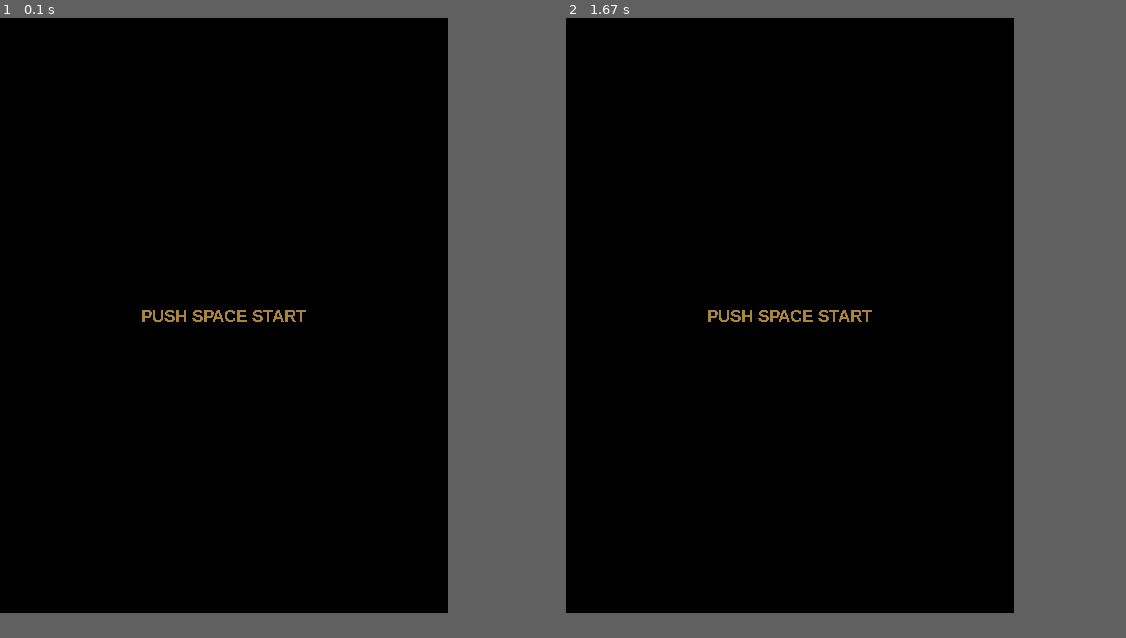
Above: before the commit, frames 1-2 (left to right).
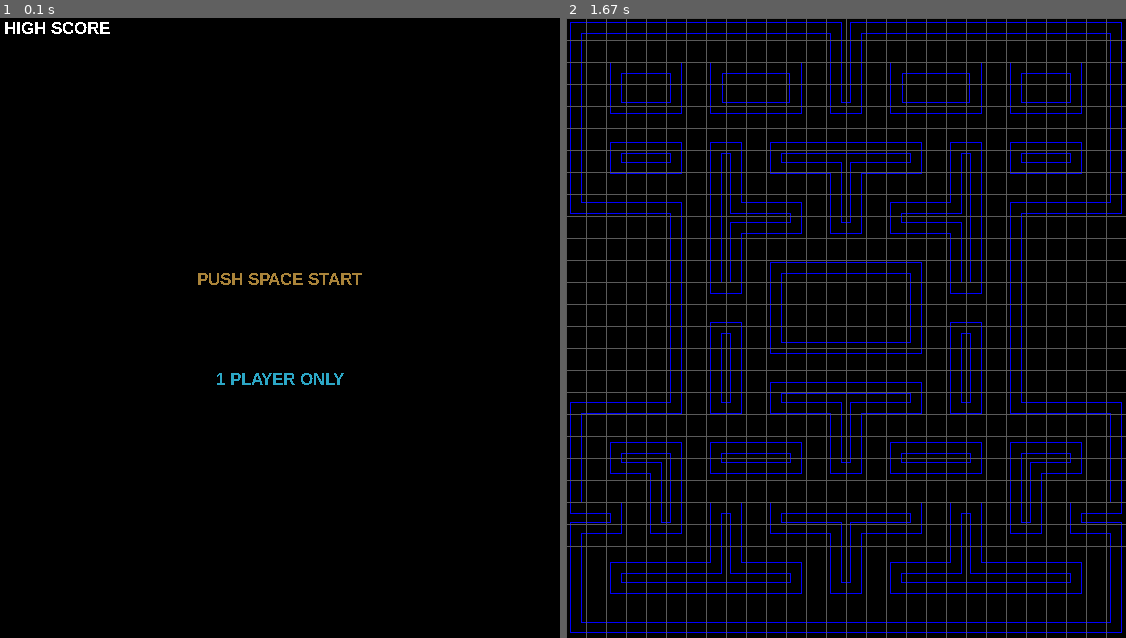
Above: after the commit, the same moments.

Repository: massgiu/py-game-pacman
Game: pygame game, started from src/main.py
Same seed, same stepped clock (60 frames per second), same inputs: the game is played once before the commit and once after it.
Inputs:
- Up to frame 1 (0.1 s): no input
- Up to frame 2 (1.67 s): tap Space at 0.33 s
In our replay, the window is 448x595 before the commit and 560x620 after it. These sizes can differ from the game's own. Grey fills any space a smaller window leaves; there, only what the larger window draws over its background counts as a difference.

The runs differ from the first frame. In frame 1, 0.9% of the frame differs, in the area x 0-65%, y 0-60%; in frame 2, 14%, in the area x 0-100%, y 0-100%.

Commit message:
Loaded background and draw grid

Diff:
--- a/src/app.py
+++ b/src/app.py
@@ -11,6 +11,9 @@
         self.clock = pygame.time.Clock()
         self.running = True
         self.state = 'start'
+        self.cell_width = WIDTH // 28
+        self.cell_height = HEIGHT // 28
+        self.load()  # load background
 
     def run(self):
         while self.running:
@@ -18,33 +21,73 @@
                 self.start_events()
                 self.start_update()
                 self.start_draw()
+            elif self.state == 'playing':
+                self.playing_events()
+                self.playing_update()
+                self.playing_draw()
             else:
-                pass
+                self.running = False
             self.clock.tick(FPS)
         pygame.quit()
         sys.exit()
 
-    def draw_text(self, words, screen, pos, size, color, font_name):
+    def draw_text(self, words, screen, pos, size, color, font_name, centered=False):
         font = pygame.font.SysFont(font_name, size)
         text = font.render(words, False, color)
         text_size = text.get_size()
-        pos = list(pos) #tuple are immutable, so list conversion
-        pos[0] = pos[0] - text_size[0]//2
-        pos[1] = pos[1] - text_size[1] // 2
+        pos = list(pos)  # tuple are immutable, so list conversion
+        if centered:
+            pos[0] = pos[0] - text_size[0] // 2
+            pos[1] = pos[1] - text_size[1] // 2
         screen.blit(text, tuple(pos))
 
+    def draw_grid(self):
+        # vertical lines
+        for x in range(WIDTH // self.cell_width):
+            pygame.draw.line(self.screen, GREY, (self.cell_width * x, 0), (self.cell_width * x, HEIGHT))
+        # horizontal lines
+        for y in range(WIDTH // self.cell_height):
+            pygame.draw.line(self.screen, GREY, (0, self.cell_height * y), (WIDTH, self.cell_height * y))
+
+    def load(self):
+        self.background = pygame.image.load('../media/maze.png')
+        self.background = pygame.transform.scale(self.background, (WIDTH, HEIGHT))
+
+    # Start functions
 
     def start_events(self):
         for event in pygame.event.get():
             if event.type == pygame.QUIT:
                 self.running = False
-            if event.type == pygame.KEYDOWN and event.type == pygame.K_SPACE:
-                self.state = 'playing'
+        keys = pygame.key.get_pressed()
+        if keys[pygame.K_SPACE]:
+            self.state = 'playing'
 
     def start_update(self):
         pass
 
     def start_draw(self):
         self.screen.fill(BLACK)
-        self.draw_text('PUSH SPACE START', self.screen, (WIDTH//2,HEIGHT//2), START_TEXT_SIZE, OCHER, START_FONT)
+        self.draw_text('PUSH SPACE START', self.screen, (WIDTH // 2, HEIGHT // 2 - 50), START_TEXT_SIZE, OCHER,
+                       START_FONT, True)
+        self.draw_text('1 PLAYER ONLY', self.screen, (WIDTH // 2, HEIGHT // 2 + 50), START_TEXT_SIZE, LIGHT_BLUE,
+                       START_FONT, True)
+        self.draw_text('HIGH SCORE', self.screen, (4, 0), START_TEXT_SIZE, WHITE, START_FONT)
+
         pygame.display.update()
+
+    # Playing functions
+
+    def playing_events(self):
+        for event in pygame.event.get():
+            if event.type == pygame.QUIT:
+                self.running = False
+        keys = pygame.key.get_pressed()
+
+    def playing_update(self):
+        pass
+
+    def playing_draw(self):
+        self.screen.blit(self.background, (0, 0))
+        self.draw_grid()
+        pygame.display.update()
--- a/src/settings.py
+++ b/src/settings.py
@@ -1,9 +1,13 @@
 #Screen settings
-WIDTH, HEIGHT = 448, 595
+WIDTH, HEIGHT = 560, 620
 FPS = 60
 #color settings
 BLACK = (0, 0, 0)
 OCHER = (170, 132, 58)
+LIGHT_BLUE = (44, 167, 198)
+WHITE = (255,255,255)
+RED = (255,0,0)
+GREY = (90,90,90)
 #font settings
 START_TEXT_SIZE = 16
 START_FONT = 'arial_black'
Binary file added: media/maze.png
